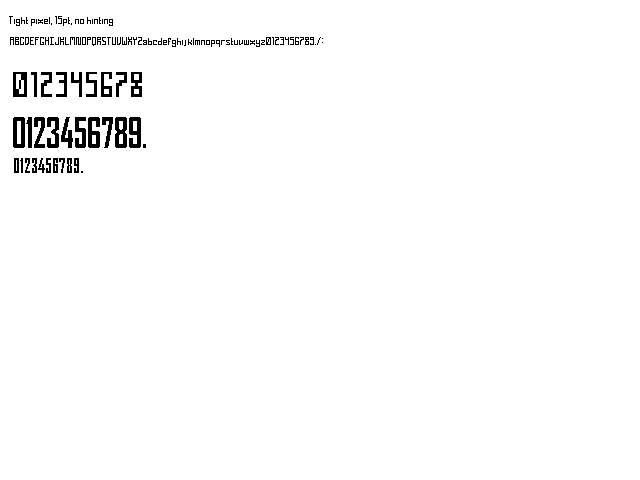
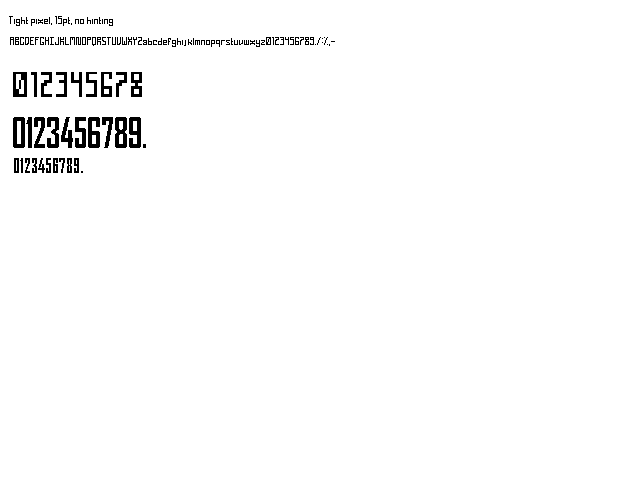
Before/after of a 640 x 480 layered artwork. What changed in the layer stack:
painted on "ABCDEFGHIJKLMNOPQRSTUVWXYZabcd..." over [324, 37, 335, 46]